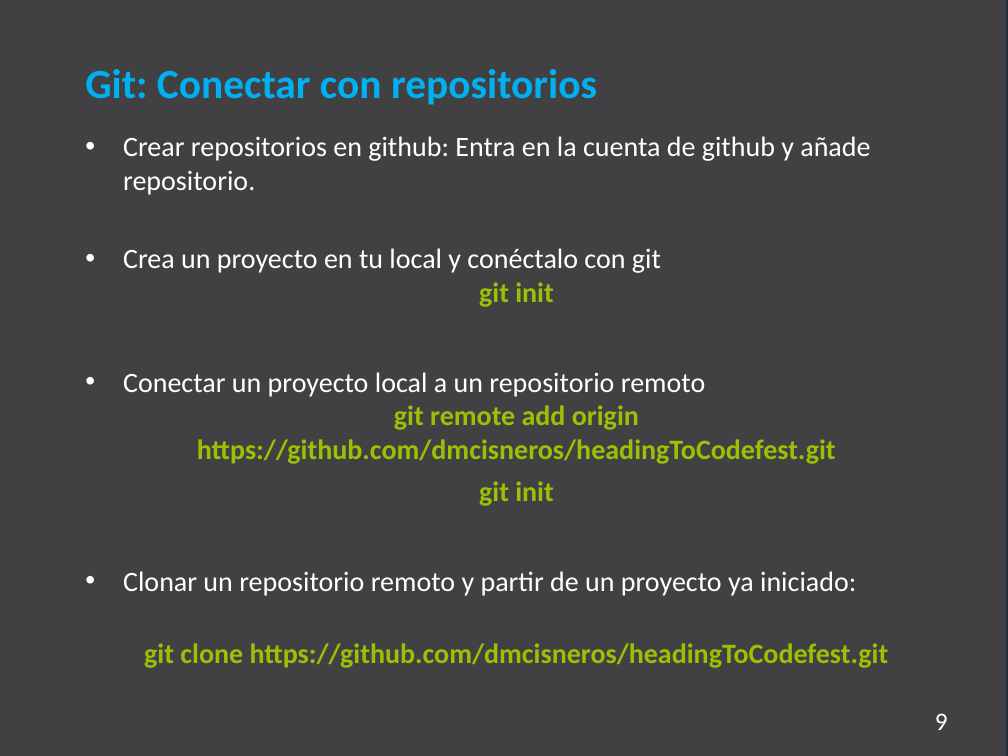
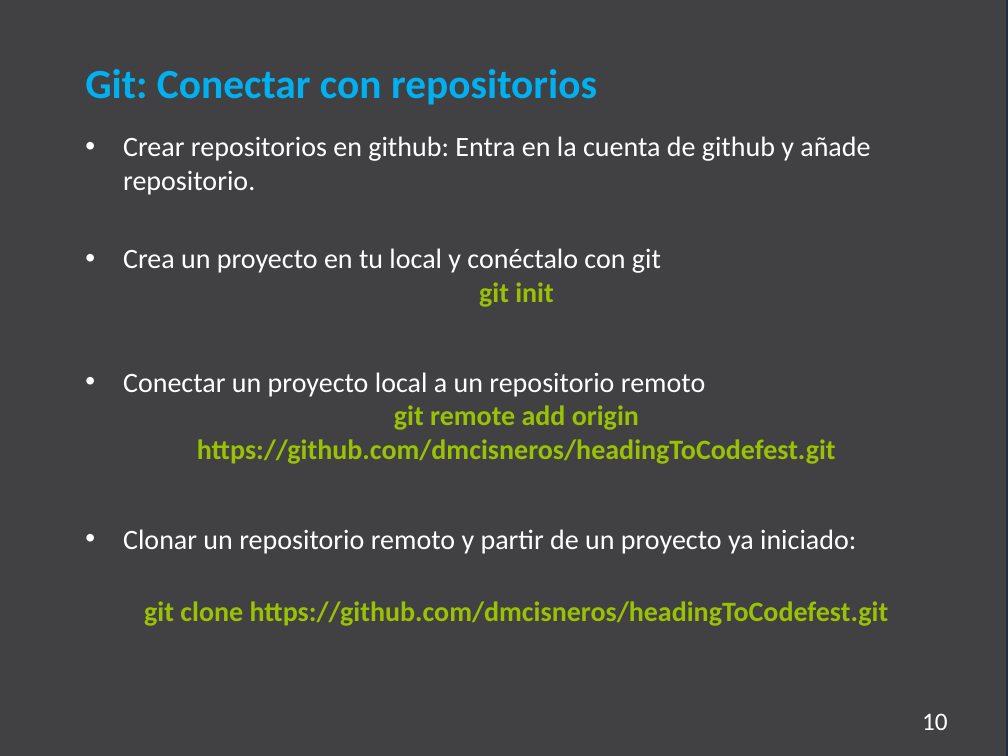
Before and after one commit to dmcisneros/Apuntes, a slide deck: slide 10 of Introducción a GitHubV2.pptx (slide 9 before the commit). Drawn at 1008x756 pixels with LibreOffice and Linux fonts; fonts in the diff are those of the drawing. Boxes give left, top, right and bottom in pixels: in the first picture for what was removed or moved away, otherwise in the second. Text is boxed around its words. In the diff, an @@ line names an element or a change of style, - is before the commit and + after.

```diff
--- a/Introducción a GitHubV2.pptx
+++ b/Introducción a GitHubV2.pptx
@@ text at [479, 481, 553, 506]: paragraph removed @@
-git init
@@ page number at [922, 713, 948, 730]: text changed @@
-9
+10
```
Also in this commit, not shown: 2 other slides changed, 1 other file.
